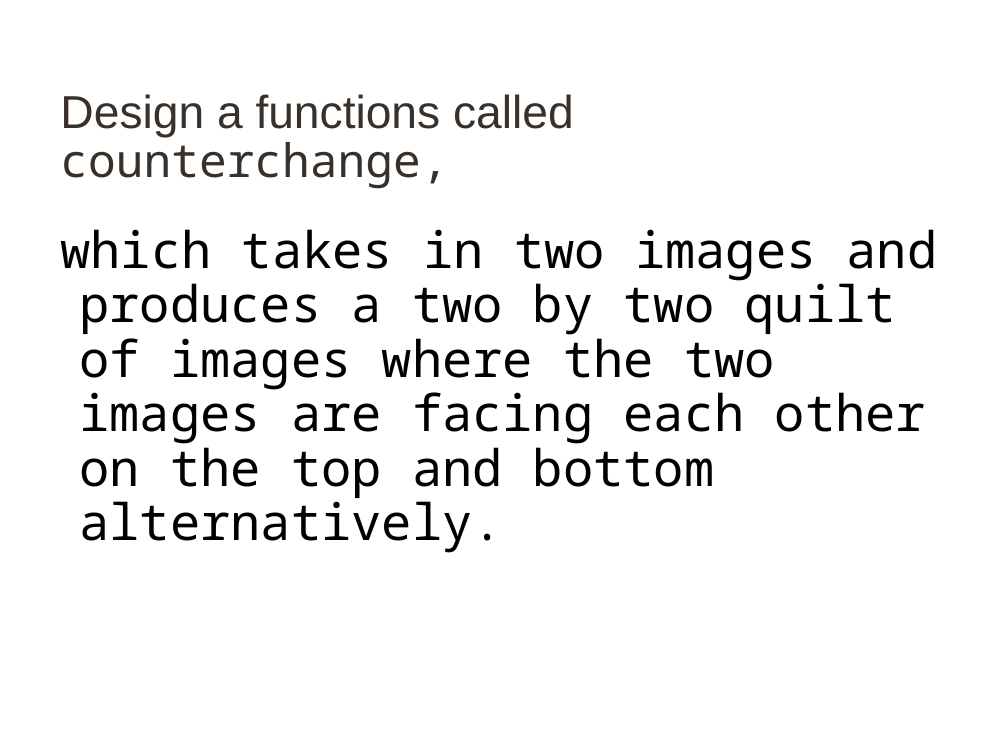
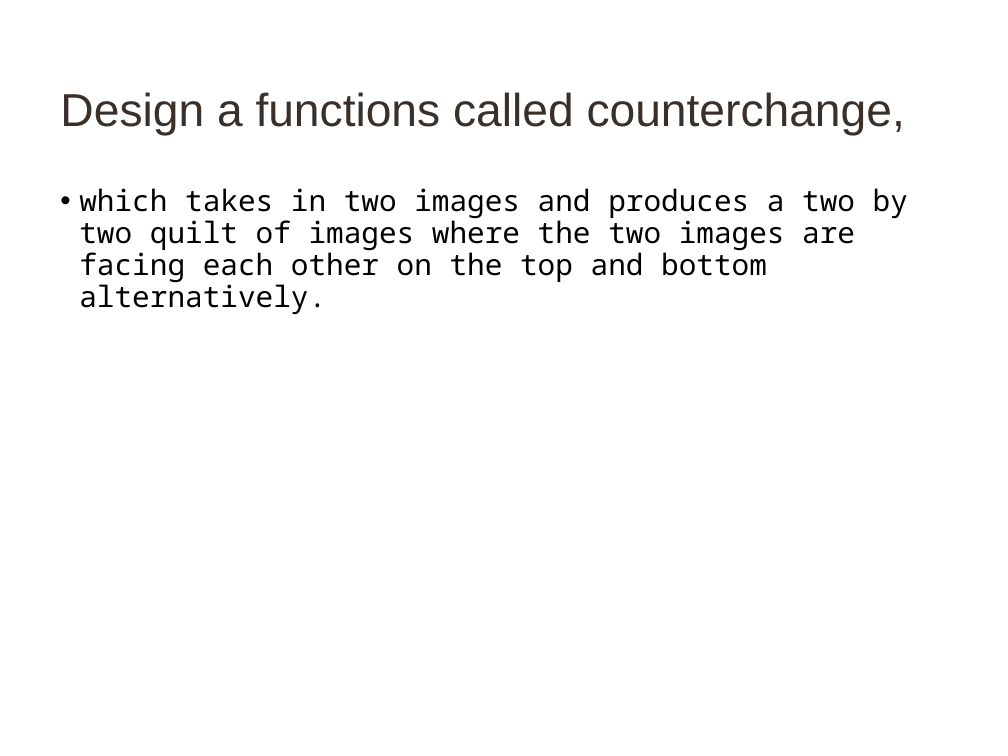
Before and after one commit to taps3/bootstrapcsp, a slide deck: slide 76 of bootstrapcsp_slidedeck.pptx (slide 77 before the commit). Drawn at 1008x756 pixels with LibreOffice and Linux fonts; fonts in the diff are those of the drawing. Boxes give left, top, right and bottom in pixels: in the first picture for what was removed or moved away, otherwise in the second. Text is boxed around its words. In the diff, an @@ line names an element or a change of style, - is before the commit and + after.

```diff
--- a/bootstrapcsp_slidedeck.pptx
+++ b/bootstrapcsp_slidedeck.pptx
@@ title "Design a functions called counterchange," at (x1=60, y1=92, x2=905, y2=136): font Noto Sans Mono to Arial in "counterchange," @@
@@ text "which takes in two images ..." moved from (x1=60, y1=229, x2=938, y2=553) to (x1=79, y1=188, x2=908, y2=315) @@
@@ text "which takes in two images ..." at (x1=79, y1=188, x2=908, y2=315): size 36 to 21 pt; bullet none to • @@
```
Also in this commit, not shown: 148 other slides changed, 1 slide added, 2 slides removed, 15 other files.
